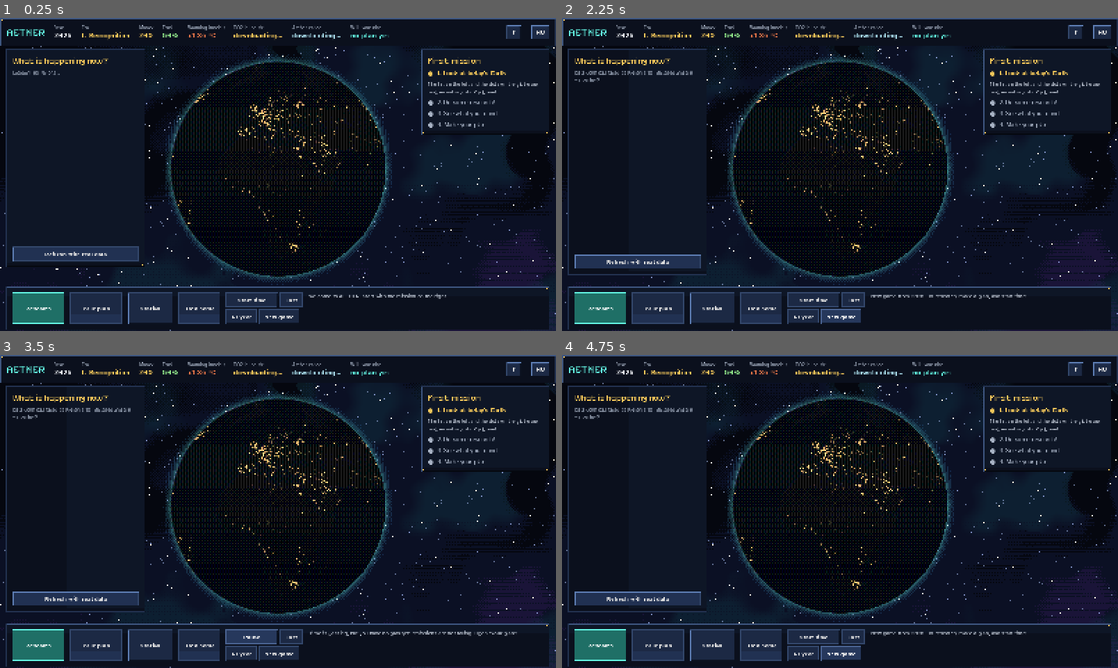
Above: before the commit, frames 1-4 (two rows, left to right).
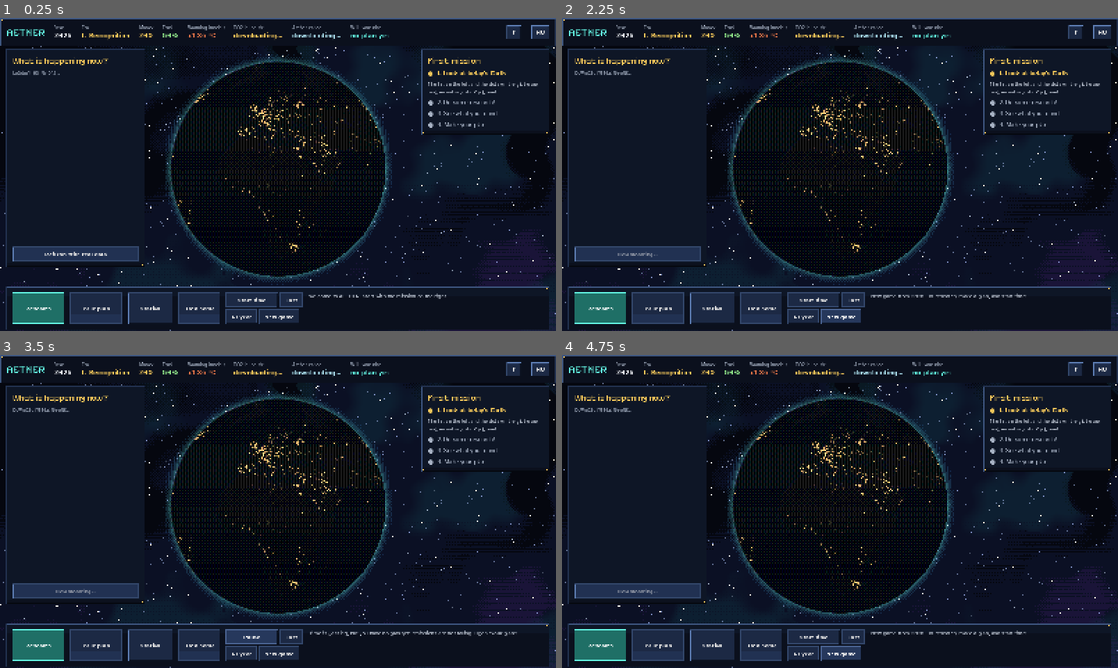
Above: after the commit, the same moments.

Repository: roadside/aether
Game: Godot game, scene res://scenes/main.tscn
Same seed, same stepped clock (60 frames per second), same inputs: the game is played once before the commit and once after it.
Inputs:
- Up to frame 1 (0.25 s): no input
- Up to frame 2 (2.25 s): click "Start time" at 0.5 s; click "New game" at 1.25 s; click "Sure? Click again" at 2 s
- Up to frame 3 (3.5 s): click "Start time" at 2.75 s
- Up to frame 4 (4.75 s): click "New game" at 3.5 s; click "Sure? Click again" at 4.25 s

The runs differ from the first frame. In frame 1, less than 0.1% of the frame differs, in the area x 4-98%, y 10-86%; in frame 2, 1.7%, in the area x 1-98%, y 10-86%; in frame 3, 1.7%; in frame 4, 1.7%.

Commit message:
Kevesebb magyarázat, több mutatás: a következő teendő (első esemény, ugrógomb) finoman lüktet; halkan pislákoló pixel-csillagok a háttérben
Co-Authored-By: Claude Opus 5.5 <noreply@anthropic.com>

Diff:
--- a/AETHER_godot/scripts/main.gd
+++ b/AETHER_godot/scripts/main.gd
@@ -22,6 +22,29 @@
 	["Nézd meg, mit találtál", "A játék csak azt fogadja el, ami szó szerint benne van a cikkekben."],
 	["Készítsd el a terved", "Nyomd meg „A terved” gombot, állítsd be a csúszkákat, és nézd meg, mi lesz 2100-ban."],
 ]
+
+## Halkan pislákoló pixel-csillagok a háttér fölött (csak díszítés, nem takar semmit).
+class Twinkle extends Control:
+	var _stars: Array = []
+	var _t := 0.0
+
+	func _ready() -> void:
+		var rng := RandomNumberGenerator.new()
+		rng.seed = 2026
+		for i in 140:
+			_stars.append([Vector2(rng.randf() * 1600.0, rng.randf() * 900.0).snapped(Vector2(2, 2)),
+				rng.randf_range(0.6, 2.2), rng.randf() * TAU, 2.0 if rng.randf() < 0.15 else 1.0])
+
+	func _process(delta: float) -> void:
+		_t += delta
+		queue_redraw()
+
+	func _draw() -> void:
+		for s in _stars:
+			var a: float = 0.25 + 0.55 * (0.5 + 0.5 * sin(_t * float(s[1]) + float(s[2])))
+			var sz: float = float(s[3]) * 2.0
+			draw_rect(Rect2(s[0], Vector2(sz, sz)), Color(0.85, 0.92, 1.0, a))
+
 
 var globe                     # globe.gd példány
 var bridge                    # lab_bridge.gd példány
@@ -65,6 +88,10 @@
 	bg.stretch_mode = TextureRect.STRETCH_SCALE
 	bg.texture_filter = CanvasItem.TEXTURE_FILTER_NEAREST
 	add_child(bg)
+	var stars := Twinkle.new()
+	stars.set_anchors_preset(Control.PRESET_FULL_RECT)
+	stars.mouse_filter = Control.MOUSE_FILTER_IGNORE
+	add_child(stars)
 
 	bridge = Bridge.new()
 	add_child(bridge)
@@ -544,7 +571,15 @@
 	b.size_flags_horizontal = Control.SIZE_SHRINK_BEGIN
 	b.focus_mode = Control.FOCUS_NONE
 	b.pressed.connect(fn)
+	_pulse(b)
 	return b
+
+
+## Finom, ismétlődő felvillanás: ez a következő teendő. Magától leáll, ha az elem eltűnik.
+func _pulse(c: CanvasItem) -> void:
+	var tw := c.create_tween().set_loops()
+	tw.tween_property(c, "modulate", Color(1.35, 1.35, 1.35), 0.7).set_trans(Tween.TRANS_SINE)
+	tw.tween_property(c, "modulate", Color.WHITE, 0.7).set_trans(Tween.TRANS_SINE)
 
 
 func _select_mission(i: int) -> void:
@@ -610,6 +645,9 @@
 		_events_box.add_child(UI.label(L.t("Nem sikerült jelentést letölteni. Van internet?"), 16, UI.SOFT))
 	for e in _pick_events(events, 4):
 		_events_box.add_child(_event_card(e))
+	# az első lépésnél az első kártya finoman lüktet: ide kell kattintani
+	if mission_step == 0 and _events_box.get_child_count() > 0:
+		_pulse(_events_box.get_child(0))
 	for m in world.get("meresek", []):
 		var key := ""
 		var txt := ""
